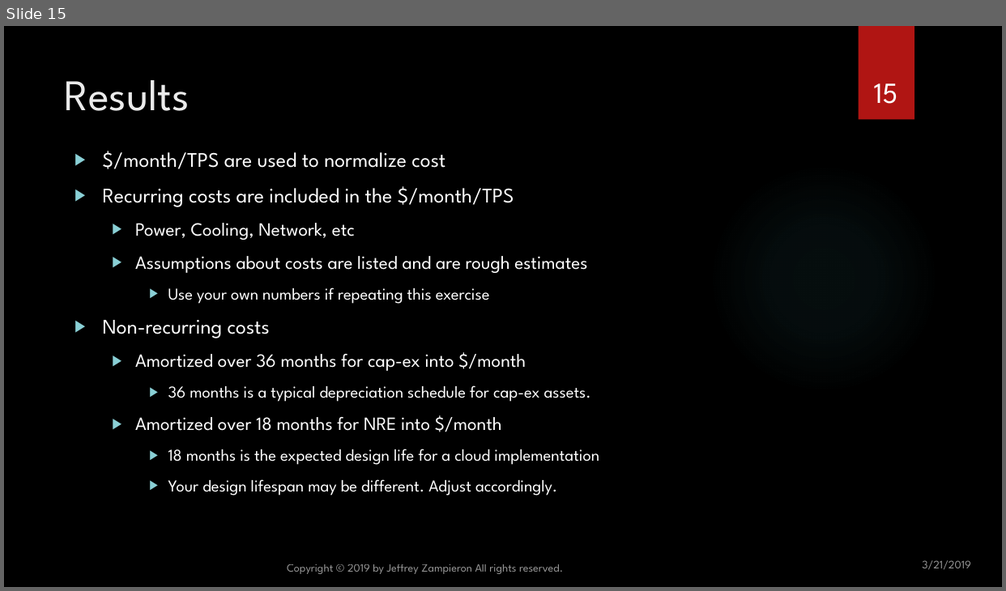
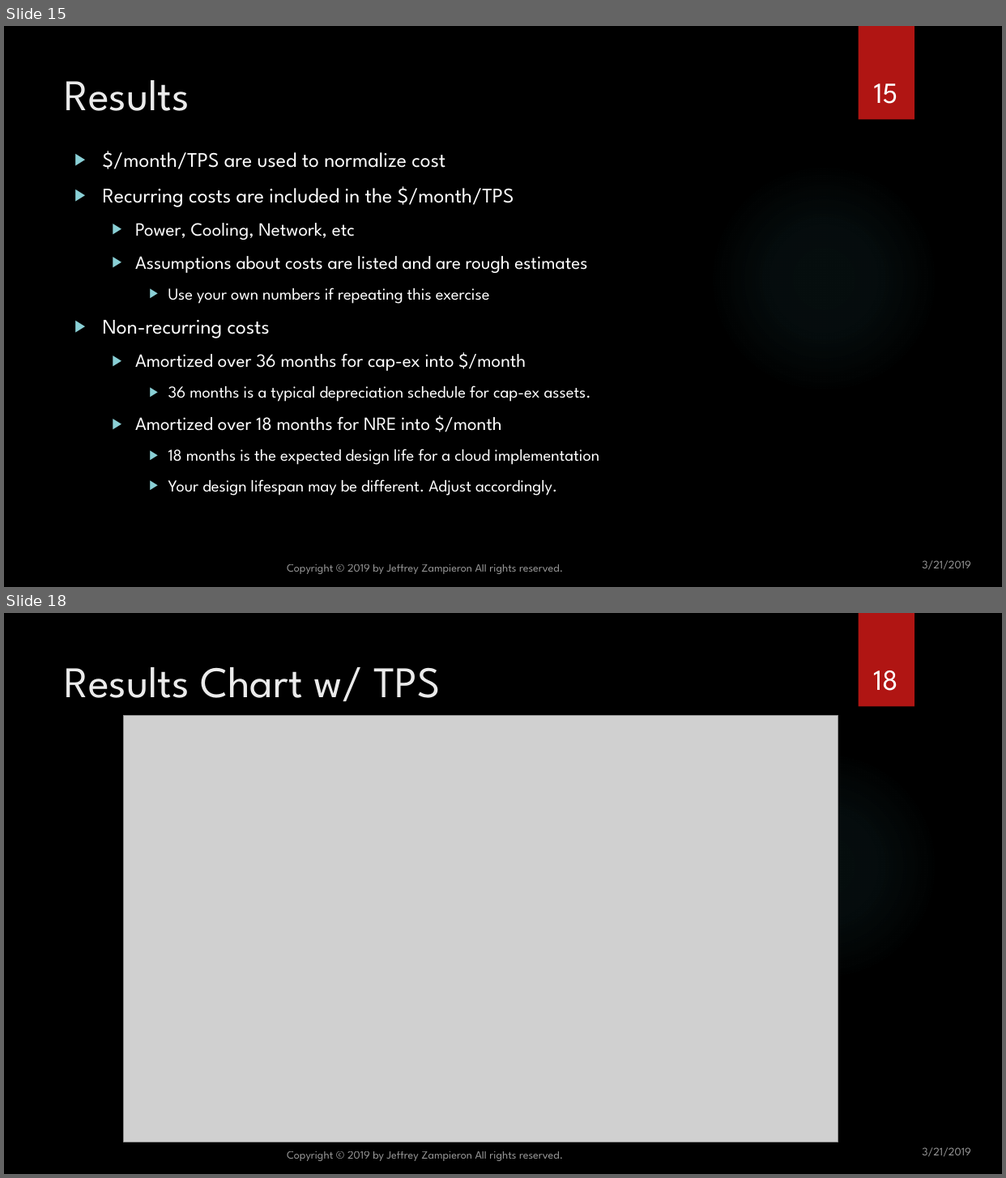
Before and after one commit to jzampieron/pgconf2019, a slide deck: presentation/JZ_PGConf2019.pptx. Shown one above the other, each under a label of ours: slide 15 before the commit, slides 15 and 18 after it; the slides between them are not shown. The pictures are 1006x591 and 1006x1178 pixels, drawn with LibreOffice and Linux fonts; fonts in the diff are those of the drawing; grey boxes stand for pictures; background and template pictures are left out. Boxes give left, top, right and bottom in pixels: in the first picture for what was removed or moved away, otherwise in the second. Text is boxed around its words. In the diff, an @@ line names an element or a change of style, - is before the commit and + after.

Commit message:
Update costing charts and make up slides - draft 1

```diff
--- a/presentation/JZ_PGConf2019.pptx
+++ b/presentation/JZ_PGConf2019.pptx
@@ slide 18 added at [4, 613, 1002, 1174], background picture (left out); not listed: 2 template elements that a slide beside it also shows @@
@@ title added at [65, 667, 440, 701], 42 pt, text #EBEBEB @@
+Results Chart w/ TPS
@@ page number added at [873, 671, 897, 691], 28 pt, text #FFFFFF @@
+18
@@ picture added at [123, 716, 838, 1142] @@
@@ text added at [287, 1152, 563, 1161], 11 pt, text #FFFFFF at 60% opacity @@
+Copyright © 2019 by Jeffrey Zampieron All rights reserved.
@@ text added at [922, 1148, 970, 1157], 11 pt, text #FFFFFF at 60% opacity @@
+3/21/2019
```
Also in this commit, not shown: 6 slides changed, 4 other slides added, 1 other file.
